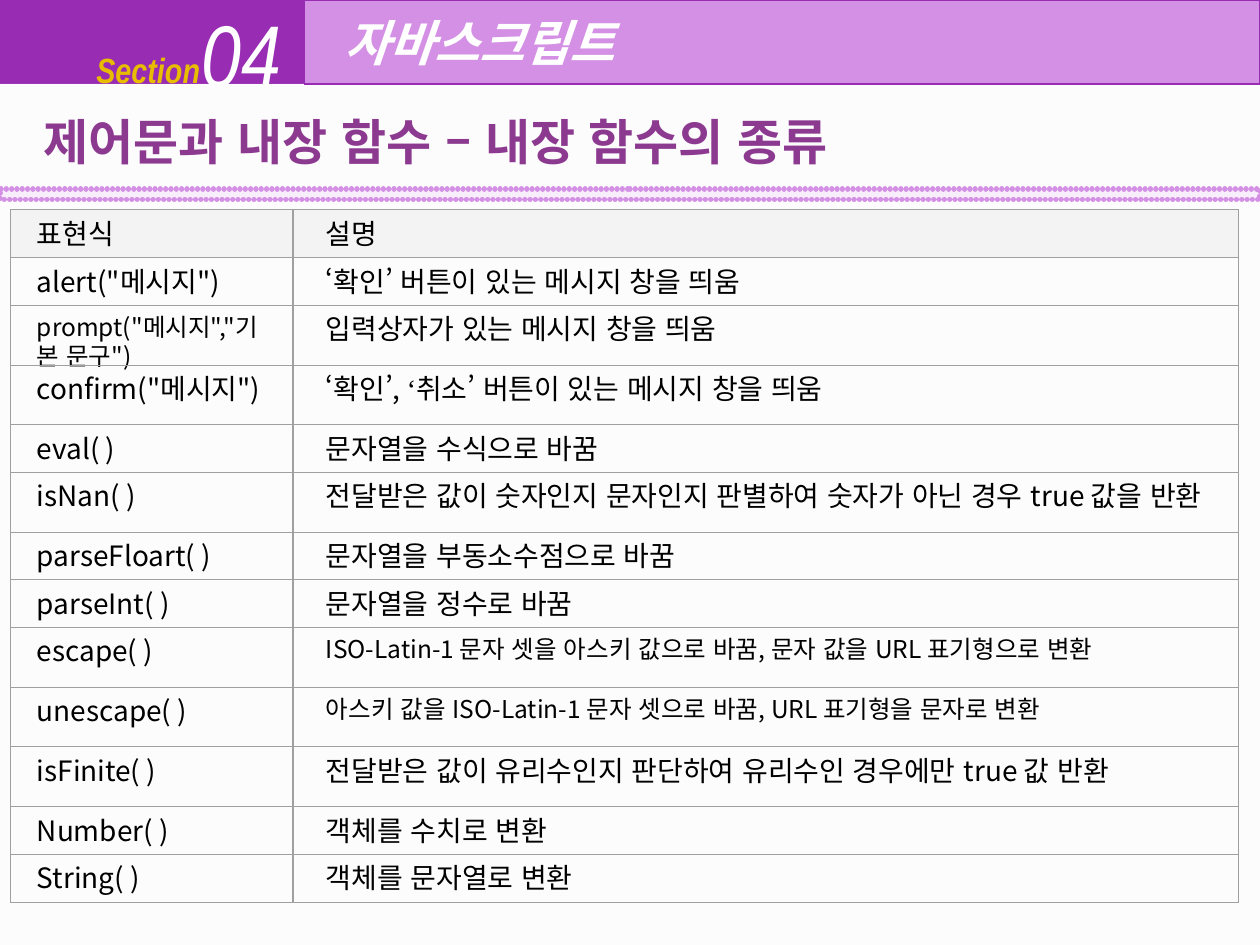
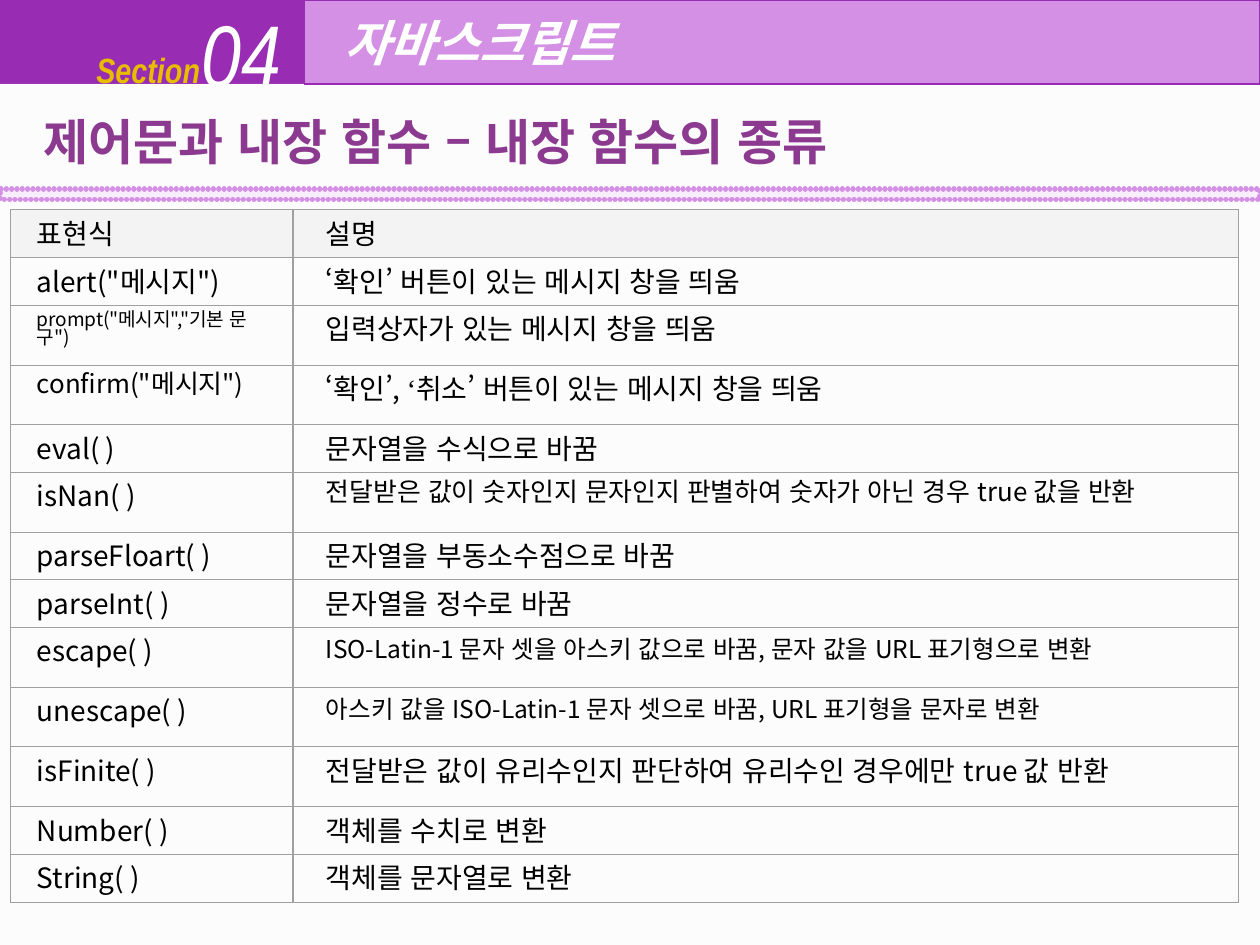
Before and after one commit to Jaehe-he/naver17study, a slide deck: slide 46 of 자료들/4부_javascript.ppt. Drawn at 1260x945 pixels with LibreOffice and Linux fonts; fonts in the diff are those of the drawing; background and template pictures are left out. Boxes give left, top, right and bottom in pixels: in the first picture for what was removed or moved away, otherwise in the second. Text is boxed around its words. In the diff, an @@ line names an element or a change of style, - is before the commit and + after.

```diff
--- a/자료들/4부_javascript.ppt
+++ b/자료들/4부_javascript.ppt
@@ text "prompt("메시지","기본 문구")" at [37,310,248,348]: size 14 to 10.8 pt; line spacing 1 to 0.8 @@
@@ text "confirm("메시지")" at [37,371,244,398]: size 16 to 14.8 pt; line spacing 1 to 0.9 @@
@@ text "전달받은 값이 숫자인지 문자인지 판별하여 ..." at [326,479,1136,503]: size 16 to 14.8 pt; line spacing 1 to 0.9 @@
```
Also in this commit, not shown: 7 other slides changed.
